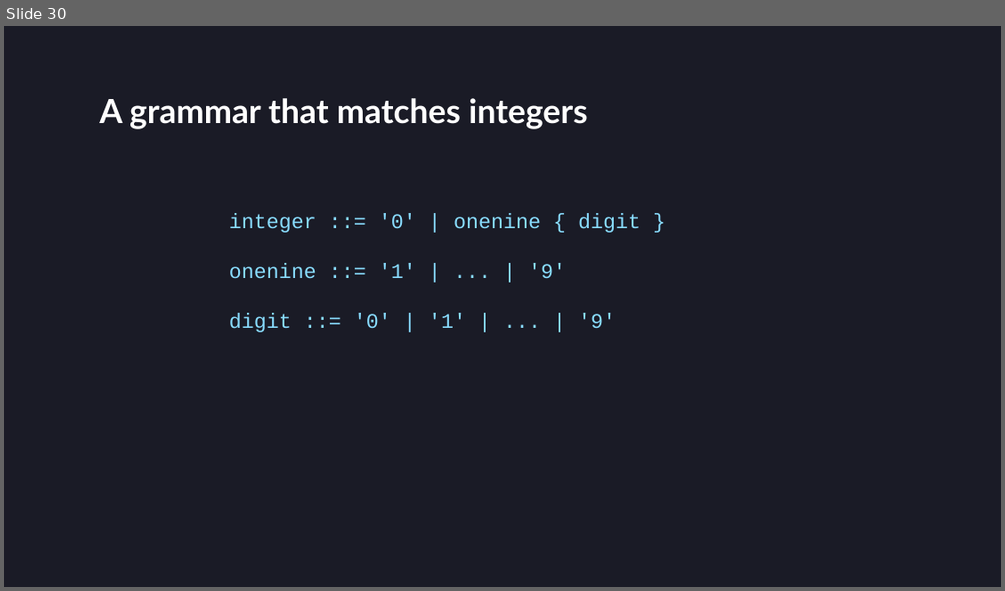
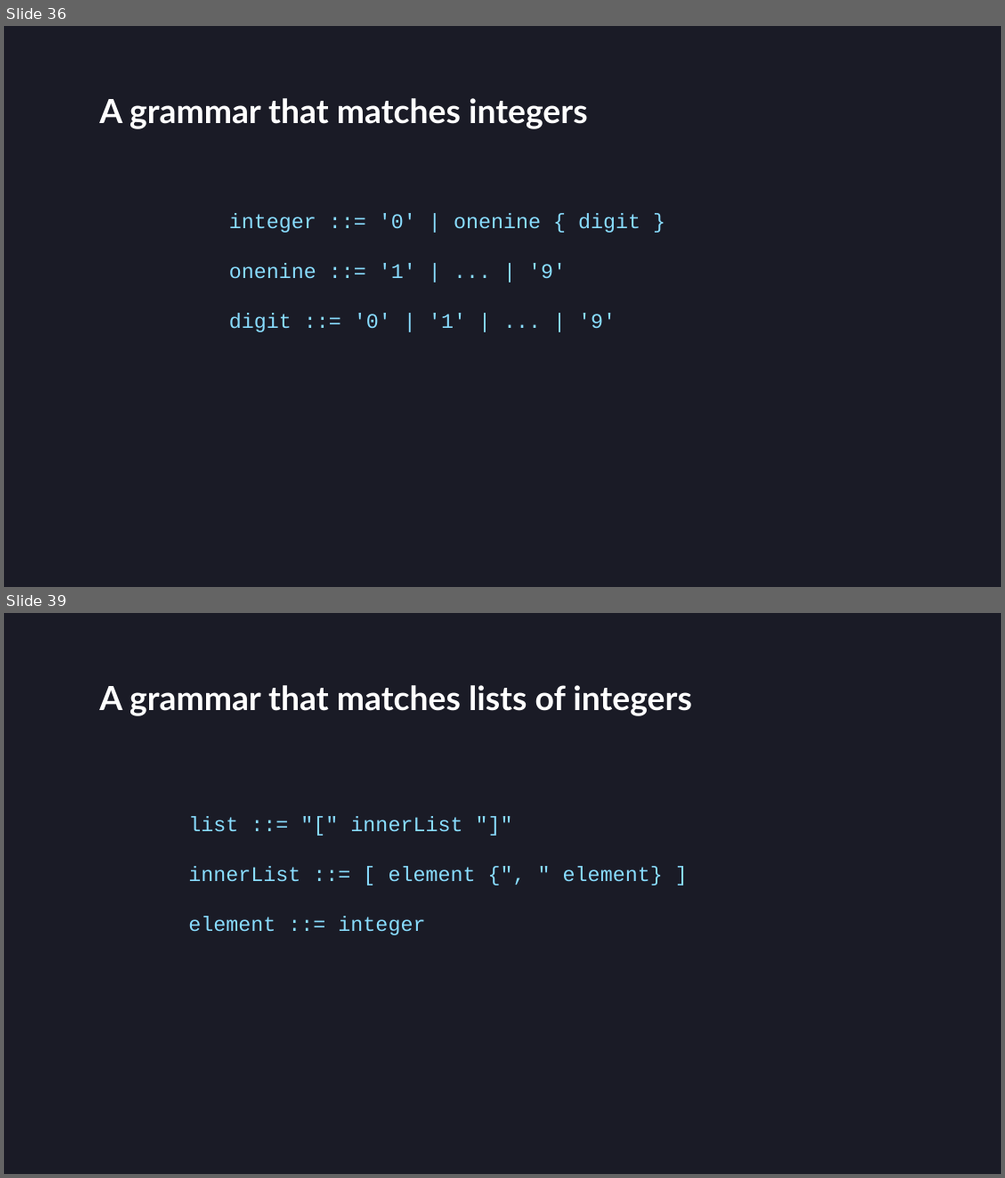
Before and after one commit to villuna/parsers-talk, a slide deck: presentation/presentation.pptx. Shown one above the other, each under a label of ours: slide 30 before the commit, slides 36 and 39 after it; the slides between them are not shown. The pictures are 1005x591 and 1005x1178 pixels, drawn with LibreOffice and Linux fonts; fonts in the diff are those of the drawing. Boxes give left, top, right and bottom in pixels: in the first picture for what was removed or moved away, otherwise in the second. Text is boxed around its words. In the diff, an @@ line names an element or a change of style, - is before the commit and + after.

```diff
--- a/presentation/presentation.pptx
+++ b/presentation/presentation.pptx
@@ slide 39 added at (x1=4, y1=613, x2=1001, y2=1174), background #1A1B26 @@
@@ title added at (x1=99, y1=685, x2=692, y2=716), 32 pt, text #FFFFFF, bold @@
+A grammar that matches lists of integers
@@ text added at (x1=188, y1=816, x2=663, y2=935), 20 pt, text #89DDFF @@
+list ::= "[" innerList "]"
+innerList ::= [ element {", " element} ]
+element ::= integer
@@ what was slide 30 is now slide 36 @@
```
Also in this commit, not shown: 5 slides changed, 84 other slides added, 1 slide removed, 4 other files.
